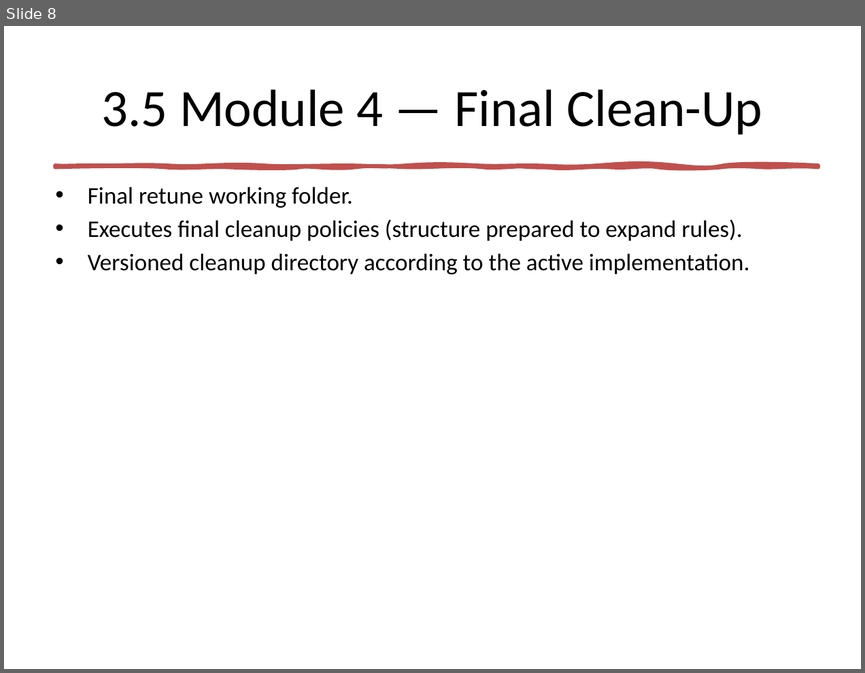
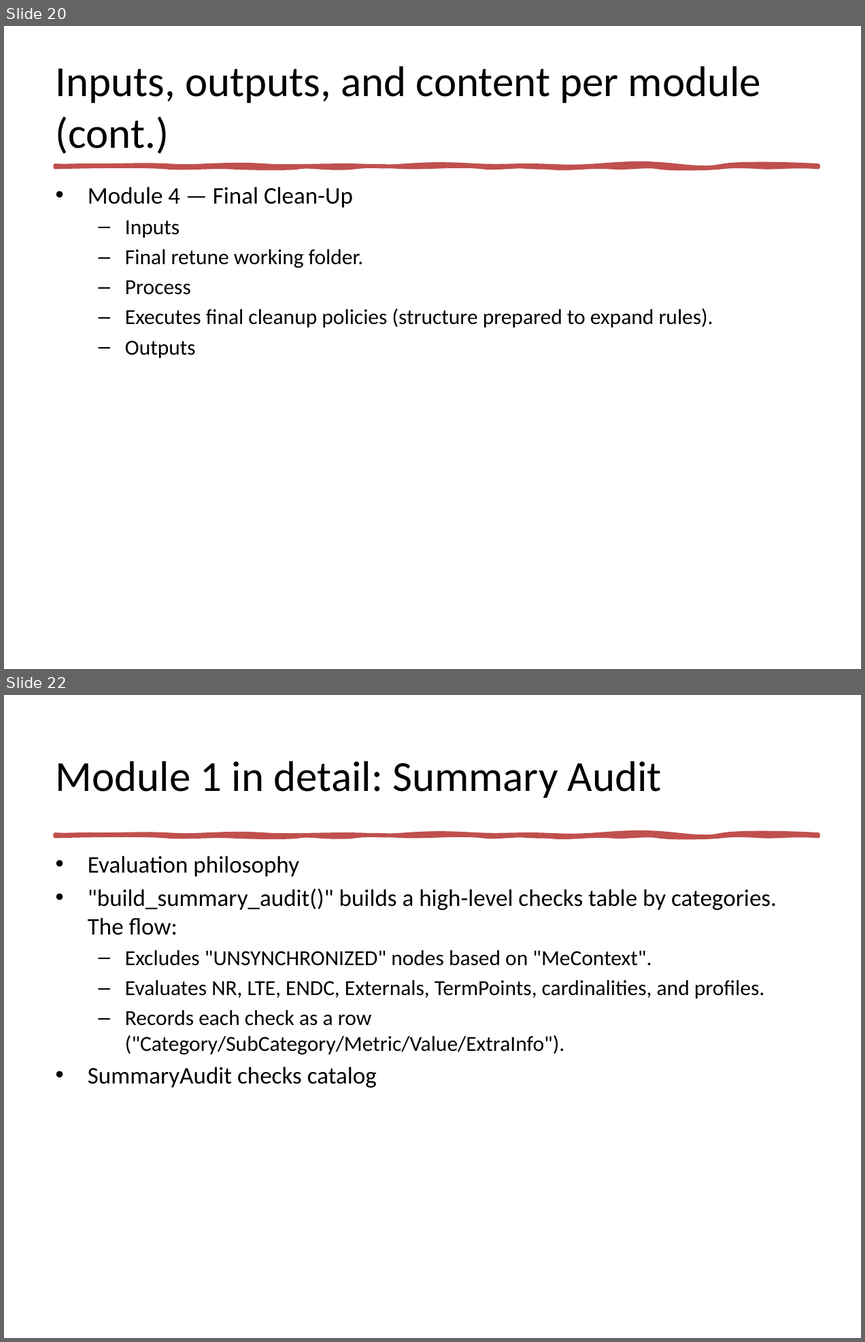
Before and after one commit to jaimetur/SSB_RetuningAutomations, a slide deck: help/SSB-Retuning-Automations-User-Guide-v0.7.1.pptx. Shown one above the other, each under a label of ours: slide 8 before the commit, slides 20 and 22 after it; the slides between them are not shown. The pictures are 865x673 and 865x1342 pixels, drawn with LibreOffice and Linux fonts; fonts in the diff are those of the drawing. Boxes give left, top, right and bottom in pixels: in the first picture for what was removed or moved away, otherwise in the second. Text is boxed around its words. In the diff, an @@ line names an element or a change of style, - is before the commit and + after.

```diff
--- a/help/SSB-Retuning-Automations-User-Guide-v0.7.1.pptx
+++ b/help/SSB-Retuning-Automations-User-Guide-v0.7.1.pptx
@@ slide 22 added at (4,695,861,1338), background #FFFFFF; not listed: 1 template element that a slide beside it also shows @@
@@ title added at (56,761,662,798), 36 pt, text #000000 @@
+Module 1 in detail: Summary Audit
@@ text added at (88,855,776,1087), 18 pt, text #000000 @@
+• Evaluation philosophy
+• "build_summary_audit()" builds a high-level checks table by categories. The flow:
+  – Excludes "UNSYNCHRONIZED" nodes based on "MeContext".
+  – Evaluates NR, LTE, ENDC, Externals, TermPoints, cardinalities, and profiles.
+  – Records each check as a row ("Category/SubCategory/Metric/Value/ExtraInfo").
+• SummaryAudit checks catalog
@@ what was slide 8 is now slide 20 @@
@@ slide 20 changed as well @@
@@ title at (56,66,761,154): text changed; size 44 to 36 pt @@
-3.5 Module 4 — Final Clean-Up
+Inputs, outputs, and content per module (cont.)
@@ text at (88,186,353,237): paragraphs added @@
+• Module 4 — Final Clean-Up
+  – Inputs
@@ text at (125,249,713,327): size 20 to 18 pt in "Final retune working folder.", "Executes final cleanup policies (structure prepared to ..."; bullet • to –; list level 1 to 2 in "Final retune working folder."; list level 1 to 2 in "Executes final cleanup policies (structure ..." @@
@@ text at (125,280,191,295): paragraph added @@
+  – Process
@@ text at (125,340,196,358): text changed; size 20 to 18 pt @@
-• Versioned cleanup directory according to the active implementation.
+  – Outputs
```
Also in this commit, not shown: 6 other slides changed, 33 other slides added, 1 slide removed, 5 other files.
